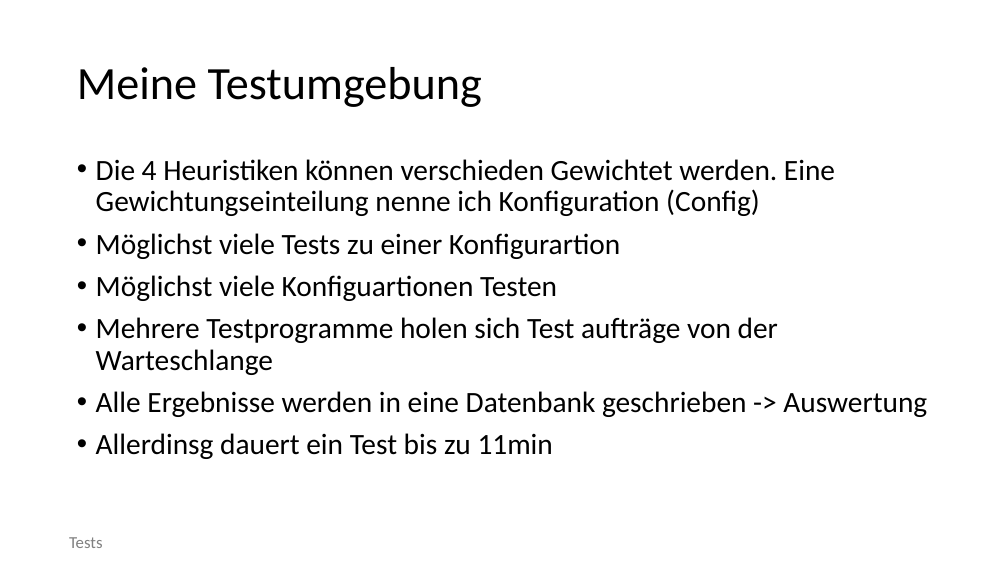
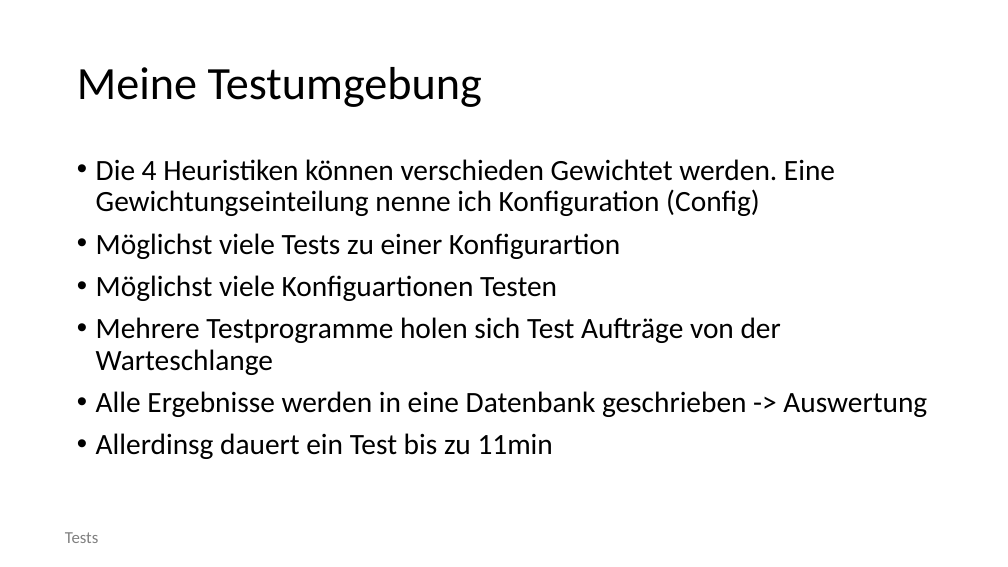
Before and after one commit to semklauke/2048, a slide deck: slide 16 of documentation/Presentation.pptx. Drawn at 1008x567 pixels with LibreOffice and Linux fonts; fonts in the diff are those of the drawing; background and template pictures are left out. Boxes give left, top, right and bottom in pixels: in the first picture for what was removed or moved away, otherwise in the second. Text is boxed around its words. In the diff, an @@ line names an element or a change of style, - is before the commit and + after.

```diff
--- a/documentation/Presentation.pptx
+++ b/documentation/Presentation.pptx
@@ text at (96, 317, 781, 375): text changed @@
-• Mehrere Testprogramme holen sich Test aufträge von der Warteschlange
+• Mehrere Testprogramme holen sich Test Aufträge von der Warteschlange
@@ text "Tests": place and size @@
-text "Tests" at (69, 537, 103, 548)
+text "Tests" at (65, 532, 99, 543)
```
Also in this commit, not shown: 14 other slides changed, 1 other file.
